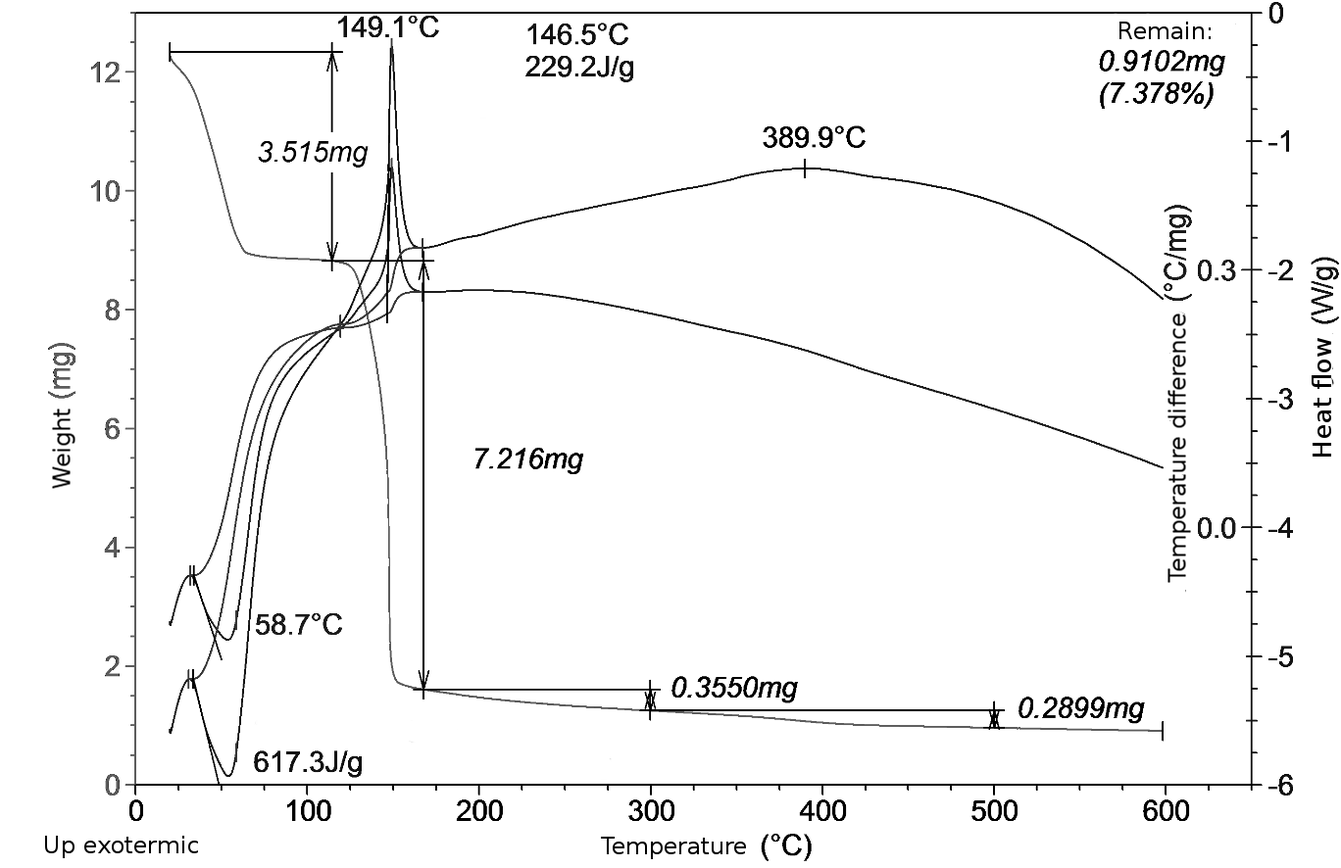
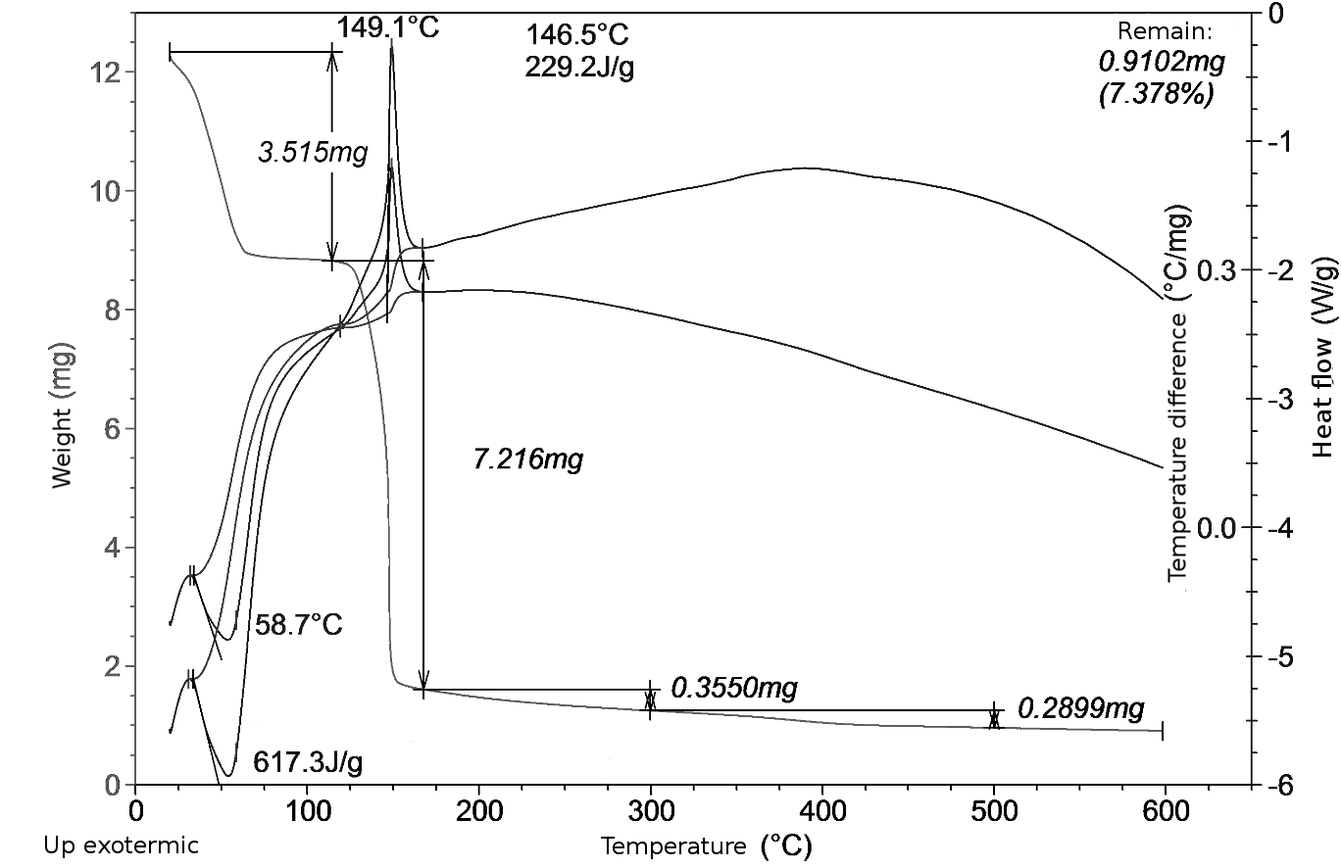
Layer changes from the first 1341px x 868px image to the second:
painted on "DSC-TGA-3.png" over (762, 125, 866, 179)
